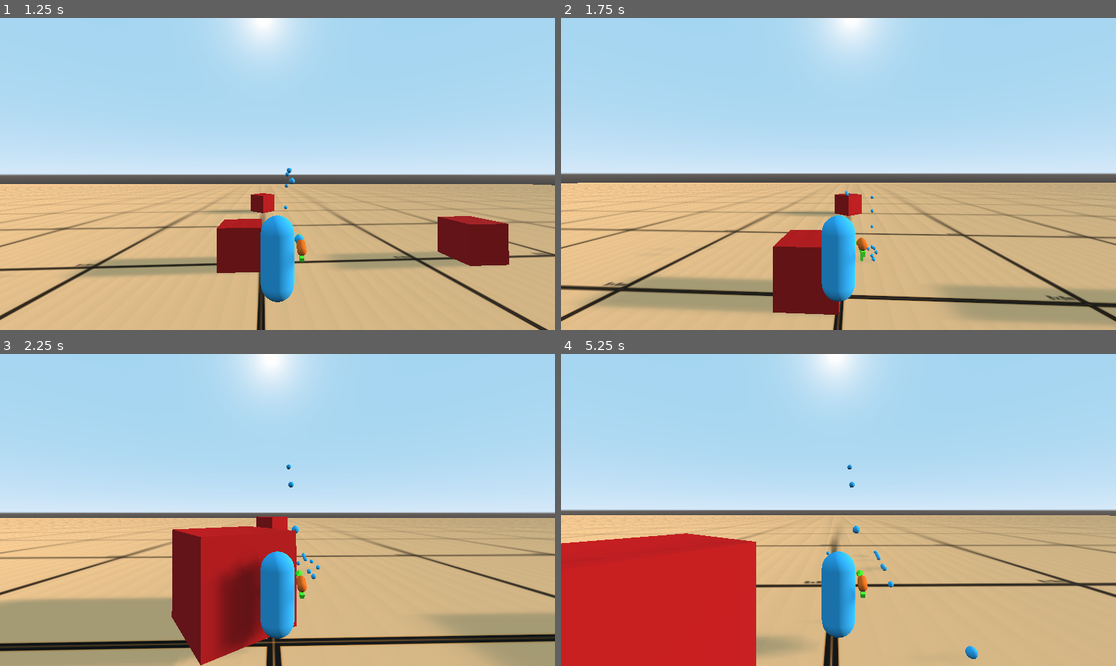
Above: before the commit, frames 1-4 (two rows, left to right).
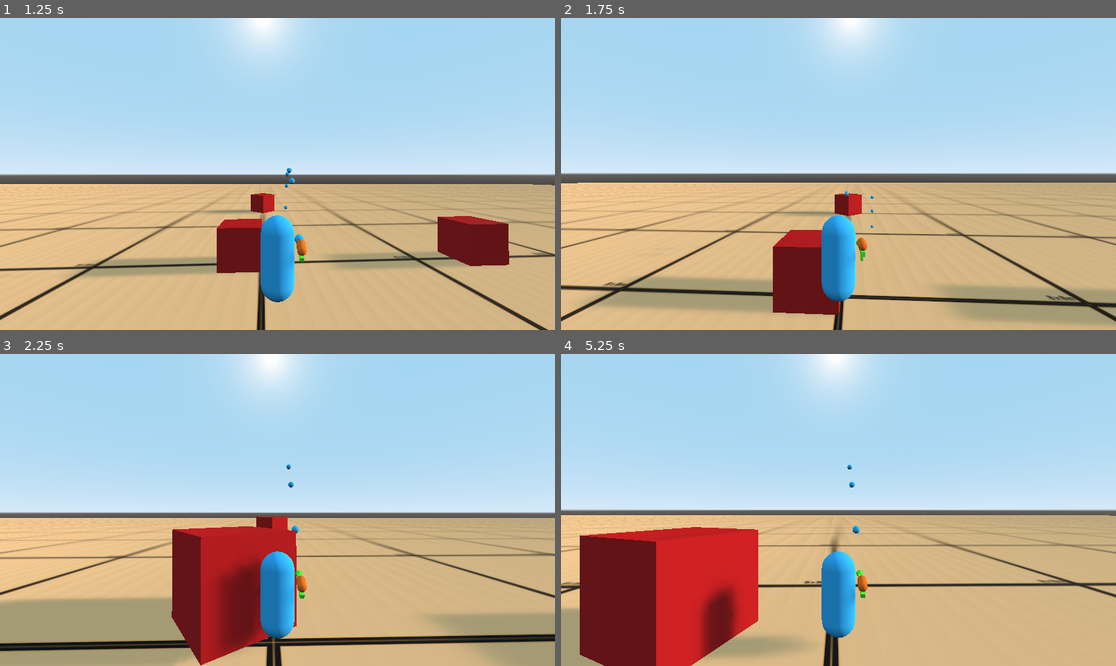
Above: after the commit, the same moments.

Repository: mikatomik/project-s
Game: Godot game, scene res://assets/maps/misc/dev_plane/DevPlane.tscn
The game is run twice, just before and just after one commit, with the same random seed, the same clock (stepped at 60 frames per second) and the same inputs.
Inputs (mouse positions are in pixels of both pictures, inside the frame that each line leads up to):
- Up to frame 1 (1.25 s): move the mouse to (305, 174) at 0.52 s; press the mouse at (305, 174) at 0.53 s; hold W (forward) from 0.53 s (still down); tap Space (jump) at 0.77 s
- Up to frame 2 (1.75 s): keep holding W (forward); move the mouse to (810, 174) at 1.27 s; release the mouse at (810, 174) at 1.28 s; click (810, 174) at 1.35 s; tap Space (jump) at 1.52 s
- Up to frame 3 (2.25 s): keep holding W (forward); move the mouse to (288, 503) at 2.02 s; press the mouse at (288, 503) at 2.03 s
- Up to frame 4 (5.25 s): keep holding W (forward); move the mouse to (832, 516) at 2.77 s; release the mouse at (832, 516) at 2.78 s; click (832, 516) at 2.85 s; tap Space (jump) at 3.02, 3.77, 4.52 s; move the mouse to (877, 513) at 3.52 s; press the mouse at (877, 513) at 3.53 s; move the mouse to (794, 506) at 4.27 s; release the mouse at (794, 506) at 4.28 s; click (794, 506) at 4.35 s; move the mouse to (844, 510) at 5.02 s; press the mouse at (844, 510) at 5.03 s

Frame 1 is identical in both runs. In frame 2, less than 0.1% of the frame differs, in the area x 47-58%, y 72-96%; in frame 3, less than 0.1%; in frame 4, 9.8%, in the area x 0-76%, y 55-100%.

Commit message:
Despawn bullets on collision with another physics body
Signed-off-by: Malfurious <m@lfurio.us>

Diff:
--- /dev/null
+++ b/assets/weapons/goo_gun/Bullet.gd
@@ -0,0 +1,4 @@
+extends RigidBody
+
+func _on_Bullet_body_entered(_body):
+	queue_free()
--- a/assets/weapons/goo_gun/Bullet.tscn
+++ b/assets/weapons/goo_gun/Bullet.tscn
@@ -1,6 +1,7 @@
-[gd_scene load_steps=4 format=2]
+[gd_scene load_steps=5 format=2]
 
 [ext_resource path="res://assets/characters/base_character/friendly_material.tres" type="Material" id=1]
+[ext_resource path="res://assets/weapons/goo_gun/Bullet.gd" type="Script" id=2]
 
 [sub_resource type="SphereMesh" id=1]
 material = ExtResource( 1 )
@@ -10,7 +11,10 @@
 [node name="Bullet" type="RigidBody"]
 transform = Transform( 0.3, 0, 0, 0, 0.3, 0, 0, 0, 0.3, 0, 0, 0 )
 gravity_scale = 5.0
+contacts_reported = 1
+contact_monitor = true
 linear_damp = 2.0
+script = ExtResource( 2 )
 
 [node name="MeshInstance" type="MeshInstance" parent="."]
 mesh = SubResource( 1 )
@@ -18,3 +22,5 @@
 
 [node name="CollisionShape" type="CollisionShape" parent="."]
 shape = SubResource( 2 )
+
+[connection signal="body_entered" from="." to="." method="_on_Bullet_body_entered"]
